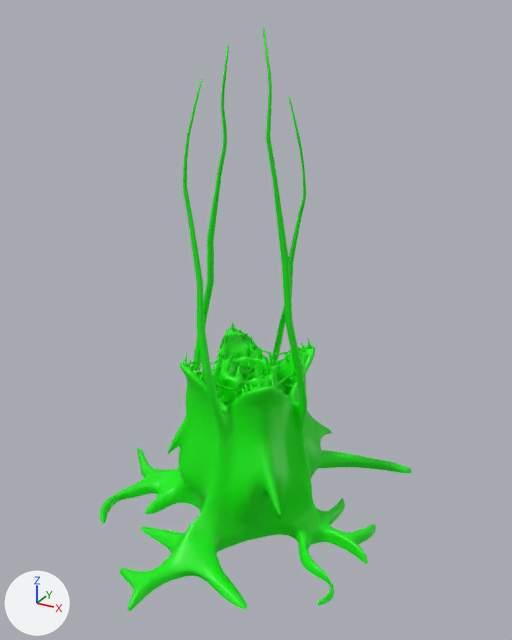
The OBJ model src/main/resources/assets/graphics/monsters/plant.obj: old version first, new version second.
One viewpoint serves both versions: a camera (50 mm lens) standing at (3.1, -5.67, 5.19) and looking at (-0.03, 0.03, 2.34). Lighting does not change. The marker at lower left points along +X, +Y and +Z. The picture after the commit comes second. Where no turn or scale is listed for an object, it has been applied to the vertices.

The first picture shows 'plant'.
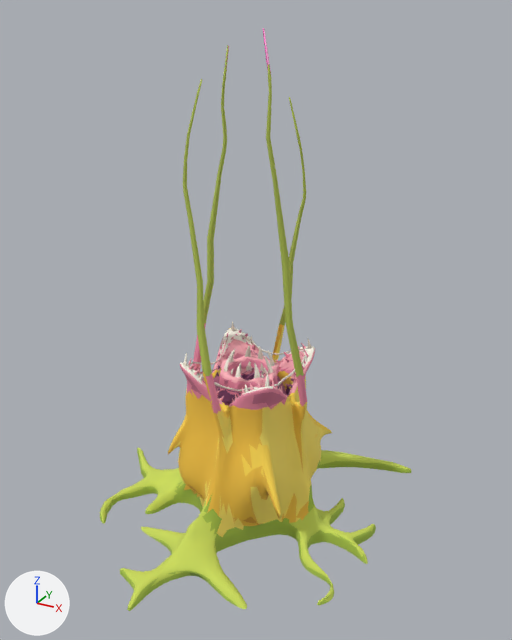
Location of each change, [x1, y1, x2, y2] in pixels of the pictures (512 x 640 px):
part 1 of me_plant, recoloured (green to yellow)
    both: [173, 325, 332, 537]
part 2 of me_plant, recoloured
    both: [182, 330, 304, 407]
part 3 of me_plant, recoloured (green to pink)
    both: [180, 323, 315, 414]
part 4 of me_plant, recoloured
    both: [170, 446, 269, 526]
part 5 of me_plant, recoloured
    both: [169, 328, 331, 518]
part 6 of me_plant, recoloured (green to yellow)
    both: [168, 324, 309, 526]
part 7 of me_plant, recoloured
    both: [100, 449, 412, 611]
part 8 of me_plant, recoloured (lighter)
    both: [100, 447, 411, 609]
part 9 of me_plant, recoloured
    both: [180, 328, 315, 394]
part 10 of me_plant, recoloured (green to pink)
    both: [181, 329, 315, 407]
part 11 of me_plant, recoloured
    both: [213, 350, 293, 405]
part 12 of me_plant, recoloured
    both: [183, 45, 306, 377]
part 13 of me_plant, recoloured
    both: [225, 29, 271, 74]
part 14 of me_plant, recoloured
    both: [263, 28, 269, 64]
part 15 of me_plant, recoloured
    both: [183, 321, 311, 393]
part 16 of me_plant, recoloured
    both: [212, 351, 294, 394]
part 17 of me_plant, recoloured
    both: [213, 376, 288, 406]

The change, as a diff of the scene's bpy script:
```diff
--- a/src/main/resources/assets/graphics/monsters/plant.obj.py
+++ b/src/main/resources/assets/graphics/monsters/plant.obj.py
@@ mat_body_gold @@
+mat_body_gold = principled_material('body_gold')
+mat_body_gold.base_color = (1.0, 0.694, 0.0863)  # yellow #ffd953
+mat_body_gold.roughness = 1.0
@@ mat_rim_pink @@
+mat_rim_pink = principled_material('rim_pink')
+mat_rim_pink.base_color = (0.875, 0.271, 0.392)  # pink #f08ea8
+mat_rim_pink.roughness = 1.0
@@ mat_body_yellow @@
+mat_body_yellow = principled_material('body_yellow')
+mat_body_yellow.base_color = (0.98, 0.776, 0.141)  # yellow #fde469
+mat_body_yellow.roughness = 1.0
@@ mat_lure_light @@
+mat_lure_light = principled_material('lure_light')
+mat_lure_light.base_color = (1.0, 0.455, 0.726)  # pink #ffb4dd
+mat_lure_light.roughness = 1.0
@@ mat_body_orange @@
+mat_body_orange = principled_material('body_orange')
+mat_body_orange.base_color = (0.906, 0.545, 0.0588)  # yellow #f4c345
+mat_body_orange.roughness = 1.0
@@ mat_mouth_floor @@
+mat_mouth_floor = principled_material('mouth_floor')
+mat_mouth_floor.base_color = (0.592, 0.192, 0.314)  # pink #ca7998
+mat_mouth_floor.roughness = 1.0
@@ mat_tooth_shade @@
+mat_tooth_shade = principled_material('tooth_shade')
+mat_tooth_shade.base_color = (0.753, 0.674, 0.569)  # pale yellow #e1d6c7
+mat_tooth_shade.roughness = 1.0
@@ mat_mouth_dark @@
+mat_mouth_dark = principled_material('mouth_dark')
+mat_mouth_dark.base_color = (0.247, 0.0667, 0.176)  # purple #884974
+mat_mouth_dark.roughness = 1.0
@@ mat_vine @@
+mat_vine = principled_material('vine')
+mat_vine.base_color = (0.467, 0.561, 0.0941)  # green #b6c556
+mat_vine.roughness = 1.0
@@ mat_tooth_ivory @@
+mat_tooth_ivory = principled_material('tooth_ivory')
+mat_tooth_ivory.base_color = (0.929, 0.886, 0.776)  # white #f7f2e4
+mat_tooth_ivory.roughness = 1.0
@@ mat_mouth_wine @@
+mat_mouth_wine = principled_material('mouth_wine')
+mat_mouth_wine.base_color = (0.467, 0.141, 0.263)  # pink #b6698c
+mat_mouth_wine.roughness = 1.0
@@ mat_leaf @@
+mat_leaf = principled_material('leaf')
+mat_leaf.base_color = (0.392, 0.545, 0.0667)  # green #a8c349
+mat_leaf.roughness = 1.0
@@ mat_body_shadow @@
+mat_body_shadow = principled_material('body_shadow')
+mat_body_shadow.base_color = (0.726, 0.357, 0.0392)  # orange #dda138
+mat_body_shadow.roughness = 1.0
@@ mat_rim_shadow @@
+mat_rim_shadow = principled_material('rim_shadow')
+mat_rim_shadow.base_color = (0.631, 0.18, 0.294)  # pink #d07694
+mat_rim_shadow.roughness = 1.0
@@ mat_rim_light @@
+mat_rim_light = principled_material('rim_light')
+mat_rim_light.base_color = (0.973, 0.439, 0.49)  # pink #fcb1ba
+mat_rim_light.roughness = 1.0
@@ mat_lure_pink @@
+mat_lure_pink = principled_material('lure_pink')
+mat_lure_pink.base_color = (0.941, 0.126, 0.541)  # pink #f863c2
+mat_lure_pink.roughness = 1.0
@@ mat_leaf_light @@
+mat_leaf_light = principled_material('leaf_light')
+mat_leaf_light.base_color = (0.6, 0.718, 0.11)  # green #cbdc5d
+mat_leaf_light.roughness = 1.0
@@ me_plant @@
 me_plant.from_pydata(...)  # 5665 vertices, 9105 faces; spans x -1.94..1.38, y -1.85..1.82, z -0.01..5.04
+# me_plant part 1: 700 of the faces centred in x -0.85..0.65, y -0.73..0.85, z 0.22..1.98 switch from mat_green_002 (green #05ee00) to mat_body_yellow (yellow #fde469)
+# me_plant part 2: 315 of the faces centred in x -0.64..0.42, y -0.51..0.55, z 1.56..1.94 switch from mat_green_002 (green #05ee00) to mat_rim_shadow (pink #d07694)
+# me_plant part 3: 1024 of the faces centred in x -0.81..0.59, y -0.67..0.57, z 1.57..1.95 switch from mat_green_002 (green #05ee00) to mat_rim_pink (pink #f08ea8)
+# me_plant part 4: 65 of the faces centred in x -0.72..0.65, y -0.72..0.65, z 0.24..0.99 switch from mat_green_002 (green #05ee00) to mat_body_shadow (orange #dda138)
+# me_plant part 5: 214 of the faces centred in x -0.81..0.64, y -0.73..0.84, z 0.37..1.93 switch from mat_green_002 (green #05ee00) to mat_body_gold (yellow #ffd953)
+# me_plant part 6: 551 of the faces centred in x -0.83..0.63, y -0.74..0.85, z 0.22..2.02 switch from mat_green_002 (green #05ee00) to mat_body_orange (yellow #f4c345)
+# me_plant part 7: 937 of the faces centred in x -1.93..1.36, y -1.84..1.82, z 0.01..0.62 switch from mat_green_002 (green #05ee00) to mat_leaf (green #a8c349)
+# me_plant part 8: 1183 of the faces centred in x -1.94..1.37, y -1.83..1.82, z 0.01..0.6 switch from mat_green_002 (green #05ee00) to mat_leaf_light (green #cbdc5d)
+# me_plant part 9: 472 of the faces centred in x -0.65..0.42, y -0.53..0.57, z 1.65..2.04 switch from mat_green_002 (green #05ee00) to mat_tooth_ivory (white #f7f2e4)
+# me_plant part 10: 997 of the faces centred in x -0.64..0.54, y -0.53..0.57, z 1.57..1.96 switch from mat_green_002 (green #05ee00) to mat_rim_light (pink #fcb1ba)
+# me_plant part 11: 1105 of the faces centred in x -0.56..0.34, y -0.41..0.4, z 1.3..1.76 switch from mat_green_002 (green #05ee00) to mat_mouth_dark (purple #884974)
+# me_plant part 12: 402 of the faces centred in x -0.8..0.54, y -0.68..0.83, z 2.03..4.74 switch from mat_green_002 (green #05ee00) to mat_vine (green #b6c556)
+# me_plant part 13: 10 of the faces centred in x -0.39..0.27, y -0.3..0.13, z 4.78..4.95 switch from mat_green_002 (green #05ee00) to mat_lure_pink (pink #f863c2)
+# me_plant part 14: 7 of the faces centred in x -0.36..0.26, y -0.29..0.11, z 4.82..5.04 switch from mat_green_002 (green #05ee00) to mat_lure_light (pink #ffb4dd)
+# me_plant part 15: 579 of the faces centred in x -0.59..0.37, y -0.5..0.54, z 1.64..2.02 switch from mat_green_002 (green #05ee00) to mat_tooth_shade (pale yellow #e1d6c7)
+# me_plant part 16: 128 of the faces centred in x -0.55..0.34, y -0.39..0.4, z 1.57..1.77 switch from mat_green_002 (green #05ee00) to mat_mouth_wine (pink #b6698c)
+# me_plant part 17: 354 of the faces centred in x -0.55..0.33, y -0.42..0.46, z 1.29..1.56 switch from mat_green_002 (green #05ee00) to mat_mouth_floor (pink #ca7998)
+me_plant.materials.append(mat_leaf_dark)  # green #87a745
+me_plant.materials.append(mat_vine_light)  # yellow #d6d870
```
